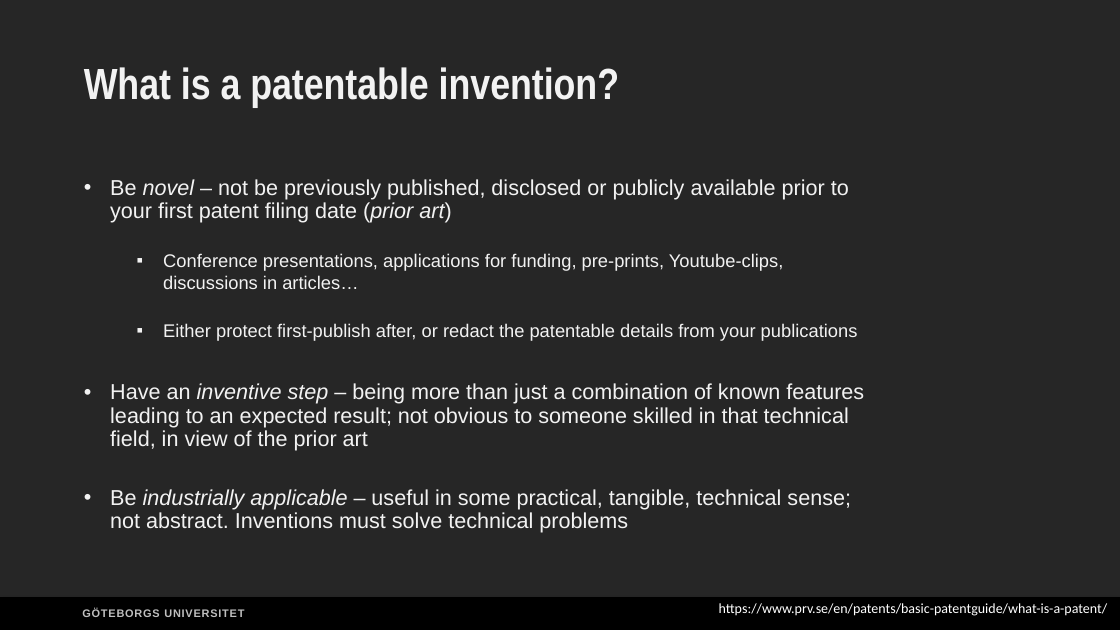
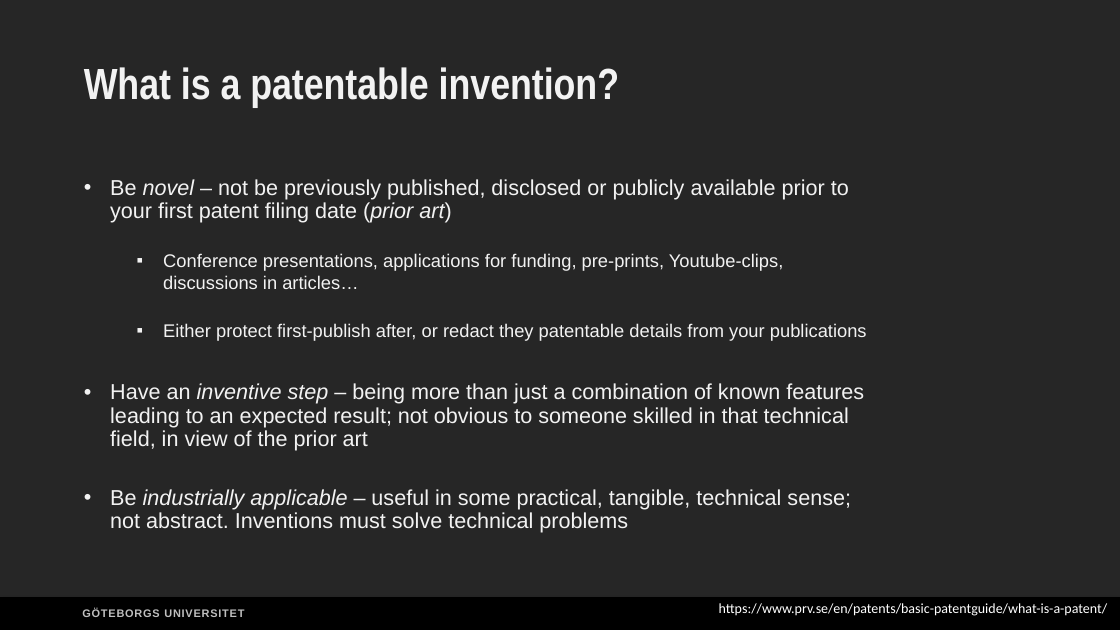
Before and after one commit to SciLifeLab-Training/open-science, a slide deck: slide 25 of docs/05_CamillaPettersson_IntellectualProperty.pptx. Drawn at 1120x630 pixels with LibreOffice and Linux fonts; fonts in the diff are those of the drawing. Boxes give left, top, right and bottom in pixels: in the first picture for what was removed or moved away, otherwise in the second. Text is boxed around its words. In the diff, an @@ line names an element or a change of style, - is before the commit and + after.

```diff
--- a/docs/05_CamillaPettersson_IntellectualProperty.pptx
+++ b/docs/05_CamillaPettersson_IntellectualProperty.pptx
@@ text at box(163, 323, 867, 341): text changed @@
-    ▪ Either protect first-publish after, or redact the patentable details from your publications
+    ▪ Either protect first-publish after, or redact they patentable details from your publications
```
Also in this commit, not shown: 3 other slides changed, 3 other files.
